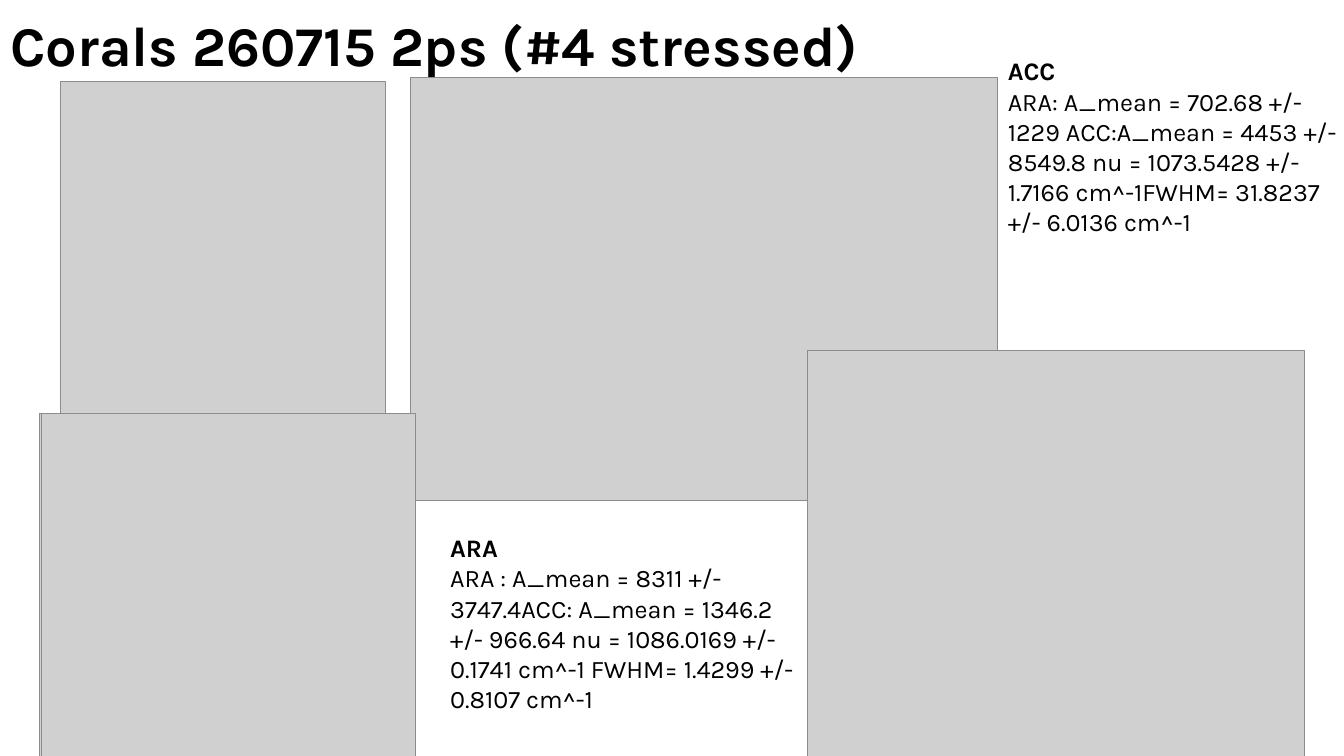
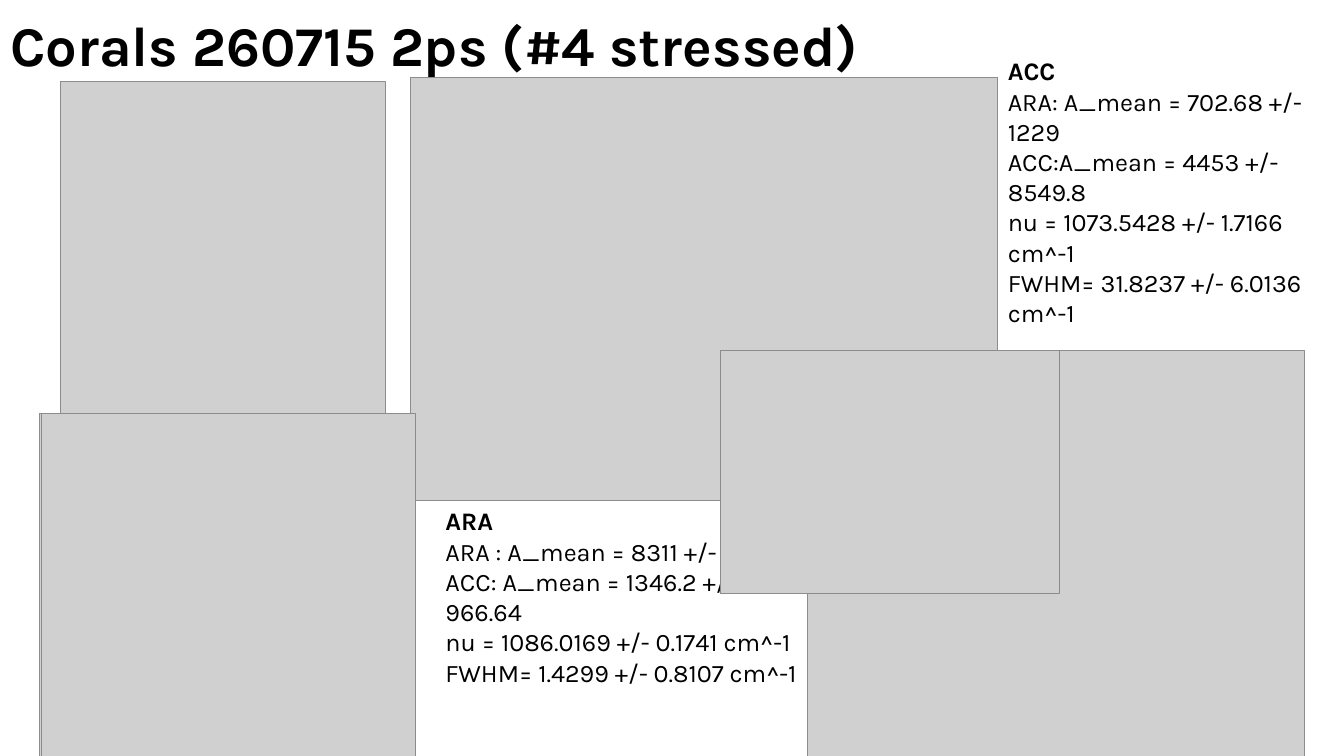
Before and after one commit to sachabuc/SRS_analysis, a slide deck: slide 14 of meetings/reu_011026_figures_papiers.pptx. Drawn at 1344x756 pixels with LibreOffice and Linux fonts; fonts in the diff are those of the drawing; grey boxes stand for pictures. Boxes give left, top, right and bottom in pixels: in the first picture for what was removed or moved away, otherwise in the second. Text is boxed around its words. In the diff, an @@ line names an element or a change of style, - is before the commit and + after.

```diff
--- a/meetings/reu_011026_figures_papiers.pptx
+++ b/meetings/reu_011026_figures_papiers.pptx
@@ text at bbox=[1008, 95, 1301, 323]: text changed @@
-ARA: A_mean = 702.68 +/- 1229 ACC:A_mean = 4453 +/- 8549.8 nu = 1073.5428 +/- 1.7166 cm^-1FWHM= 31.8237 +/- 6.0136 cm^-1
+ARA: A_mean = 702.68 +/- 1229
+ACC:A_mean = 4453 +/- 8549.8
+nu = 1073.5428 +/- 1.7166 cm^-1
+FWHM= 31.8237 +/- 6.0136 cm^-1
@@ picture added at bbox=[720, 351, 1060, 594] @@
@@ text "ARA": place and size @@
-text "ARA" at bbox=[450, 540, 773, 709]
+text "ARA" at bbox=[445, 513, 797, 683]
@@ text at bbox=[445, 545, 797, 683]: text changed @@
-ARA : A_mean = 8311 +/- 3747.4ACC: A_mean = 1346.2 +/- 966.64 nu = 1086.0169 +/- 0.1741 cm^-1 FWHM= 1.4299 +/- 0.8107 cm^-1
+ARA : A_mean = 8311 +/- 3747.4
+ACC: A_mean = 1346.2 +/- 966.64
+nu = 1086.0169 +/- 0.1741 cm^-1 FWHM= 1.4299 +/- 0.8107 cm^-1
```
Also in this commit, not shown: 2 other slides changed, 1 slide added, 12 other files.
